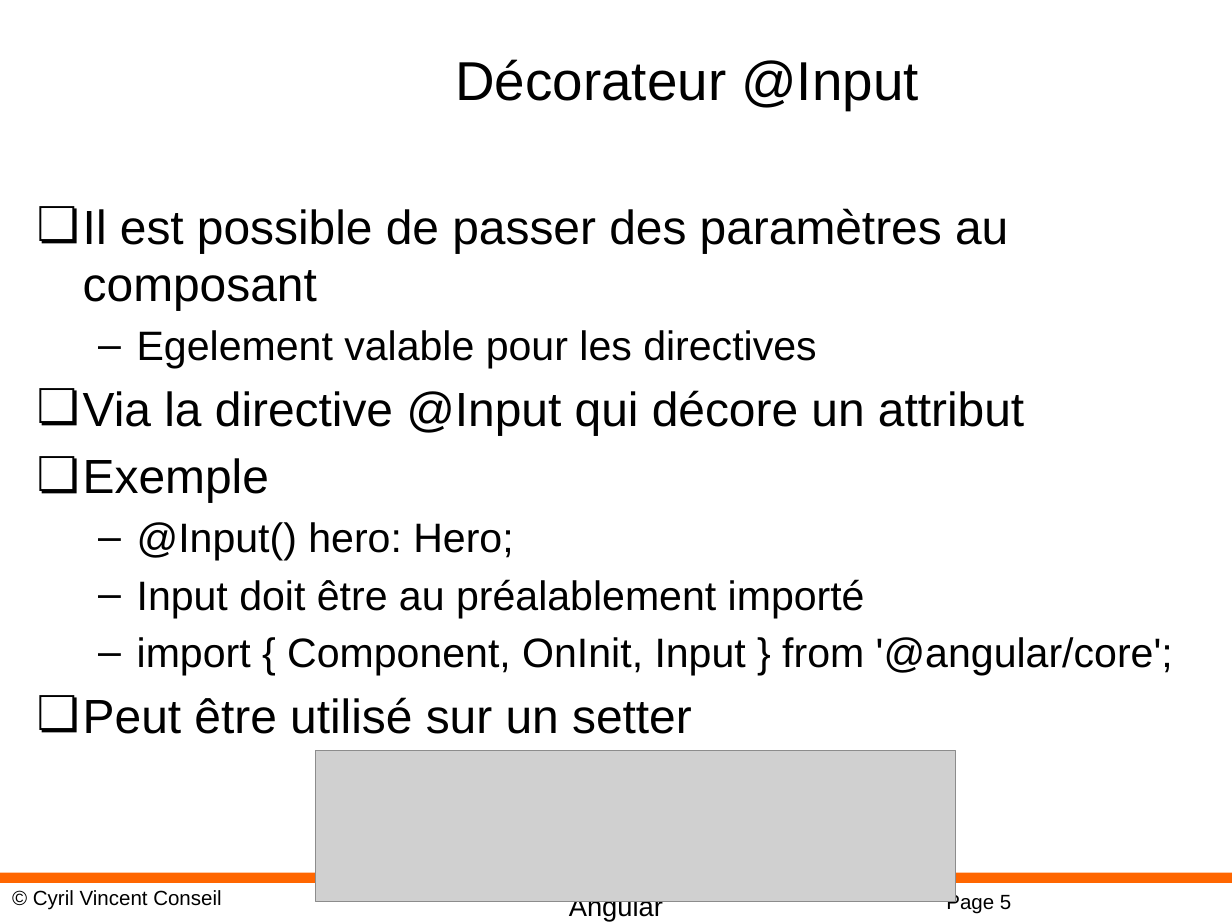
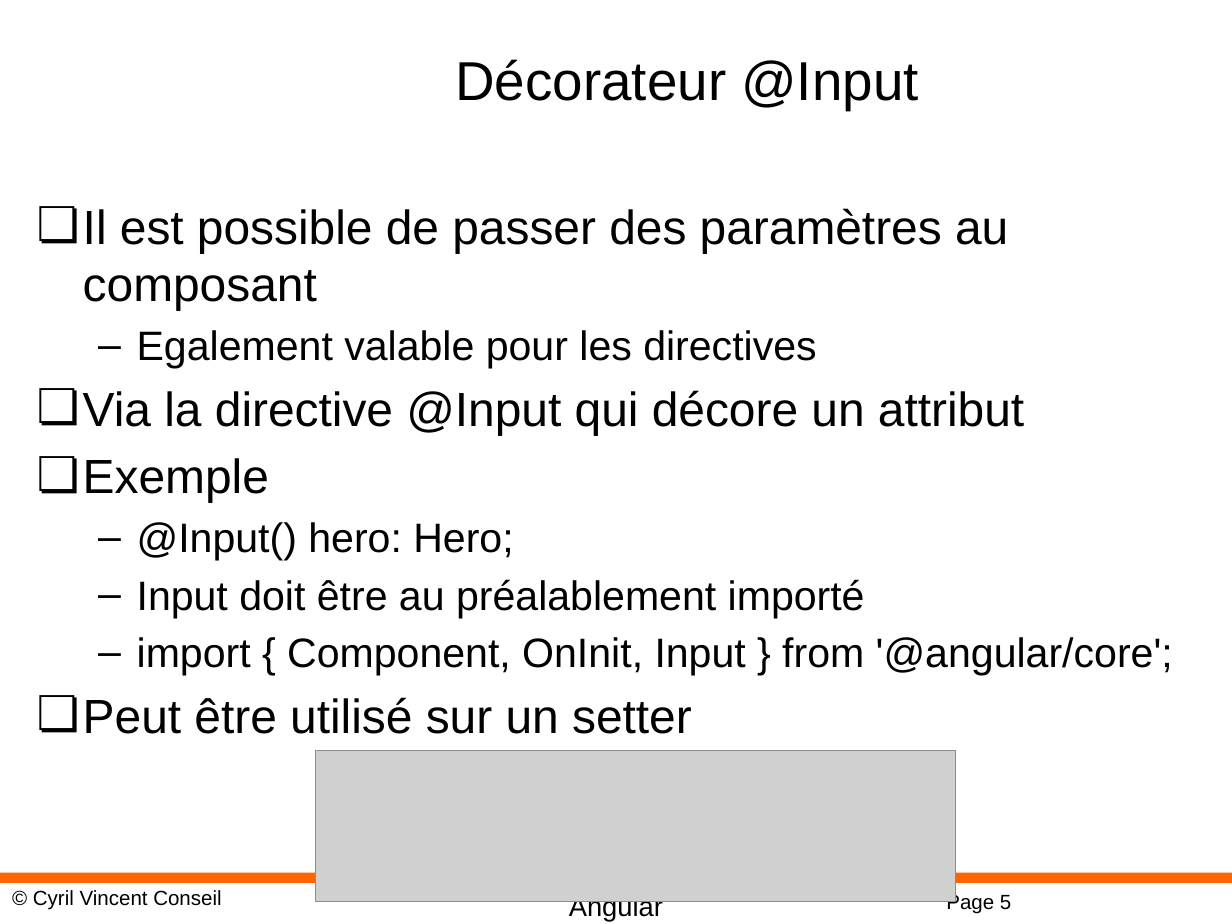
Before and after one commit to cyrilvincent/angular, a slide deck: slide 5 of PPT/Angular12-Components.pptx. Drawn at 1232x924 pixels with LibreOffice and Linux fonts; fonts in the diff are those of the drawing; grey boxes stand for pictures; background and template pictures are left out. Boxes give left, top, right and bottom in pixels: in the first picture for what was removed or moved away, otherwise in the second. Text is boxed around its words. In the diff, an @@ line names an element or a change of style, - is before the commit and + after.

```diff
--- a/PPT/Angular12-Components.pptx
+++ b/PPT/Angular12-Components.pptx
@@ text at bbox=[137, 330, 816, 369]: text changed @@
-  – Egelement valable pour les directives
+  – Egalement valable pour les directives
```
Also in this commit, not shown: 2 other slides changed, 13 other files.
